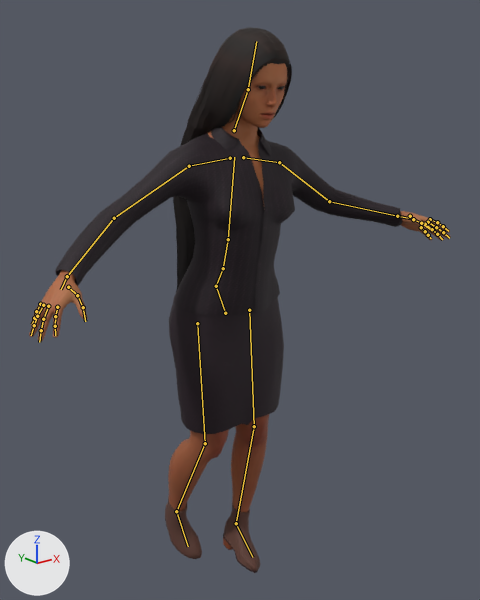
Two versions of the glTF model public/models/npcs/sandton-professional.glb, one commit apart.
Both versions are drawn from a camera (50 mm lens) standing at (-1.166, -1.551, 1.513) and looking at (0.082, 0.009, 0.889). Lighting does not change. The marker at lower left points along +X, +Y and +Z. The picture after the commit comes second. Both versions are drawn at frame 17 of the action 'sprint'; the numbers are the values there. The bones that change, and the others that lie on the model, are drawn over the model as lines.

In view in the first picture: 'EyesMesh', 'HairShoesMesh', 'OutfitMesh', 'SkinMesh'.
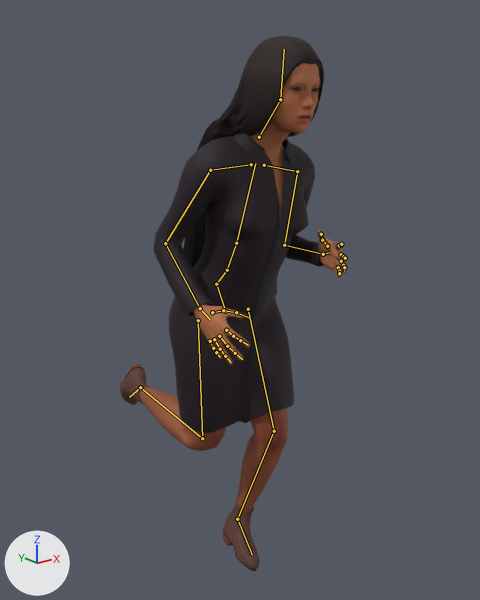
Boxes [x1, y1, x2, y2] around the edits, measured in the pictures (480 x 600 px):
```json
{"object": "OutfitMesh", "change": "posed", "before": [55, 127, 402, 434], "after": [154, 133, 324, 433], "on screen": "51% narrower"}
{"object": "SkinMesh", "change": "posed", "before": [29, 63, 450, 512], "after": [140, 63, 346, 510], "on screen": "51% narrower"}
{"object": "HairShoesMesh", "change": "posed", "before": [165, 27, 292, 573], "after": [120, 36, 324, 571], "on screen": "60% wider"}
{"object": "EyesMesh", "change": "posed", "before": [259, 86, 284, 89], "after": [293, 87, 317, 92]}
{"bone": "Hips", "before": "(225, 313) to (216, 286)", "after": "(225, 311) to (216, 284)"}
{"bone": "Spine", "before": "(216, 286) to (223, 268)", "after": "(216, 284) to (227, 270)"}
{"bone": "Chest", "before": "(223, 268) to (228, 239)", "after": "(227, 270) to (236, 243)"}
{"bone": "UpperArm_L", "before": "(279, 162) to (329, 201)", "after": "(297, 171) to (284, 245)"}
{"bone": "LowerArm_L", "before": "(329, 201) to (397, 216)", "after": "(284, 245) to (323, 254)"}
{"bone": "UpperArm_R", "before": "(189, 166) to (114, 218)", "after": "(210, 170) to (165, 243)"}
{"bone": "LowerArm_R", "before": "(114, 218) to (67, 276)", "after": "(165, 243) to (200, 308)"}
{"bone": "Head", "before": "(248, 89) to (256, 41)", "after": "(280, 99) to (284, 49)"}
{"bone": "UpperLeg_L", "before": "(249, 310) to (254, 426)", "after": "(248, 309) to (274, 431)"}
{"bone": "LowerLeg_L", "before": "(254, 426) to (236, 523)", "after": "(274, 431) to (237, 519)"}
{"bone": "Foot_L", "before": "(236, 523) to (252, 557)", "after": "(237, 519) to (252, 554)"}
{"bone": "UpperLeg_R", "before": "(197, 323) to (205, 443)", "after": "(198, 320) to (202, 438)"}
{"bone": "LowerLeg_R", "before": "(205, 443) to (176, 511)", "after": "(202, 438) to (140, 387)"}
{"bone": "Foot_R", "before": "(176, 511) to (188, 546)", "after": "(140, 387) to (129, 397)"}
```

Scene script edits in JSON lines:
```json
{"block": "bone_hips", "where": "bone_hips = bpy.data.objects['Npc_sandton-professional'].pose.bones['Hips']  # child of 'Root'"}
{"op": "set", "path": "bone_hips.location", "old": "(0.0, -0.03, -0.02)", "new": "(0.0, -0.025, -0.016)"}
{"op": "set", "path": "bone_hips.rotation_quaternion", "old": "(1.0, 0.01, 0.006, 0.001)", "new": "(0.999, 0.027, 0.038, 0.0)", "note": "degrees (1, 1, 0) -> degrees (3, 4, 0)"}
{"block": "bone_spine", "where": "bone_spine = bpy.data.objects['Npc_sandton-professional'].pose.bones['Spine']  # child of 'Hips'"}
{"op": "set", "path": "bone_spine.rotation_quaternion", "old": "(0.995, 0.064, -0.01, -0.011)", "new": "(0.986, 0.167, -0.02, -0.003)", "note": "degrees (7, -1, -1) -> degrees (19, -2, -1)"}
{"block": "bone_chest", "where": "bone_chest = bpy.data.objects['Npc_sandton-professional'].pose.bones['Chest']  # child of 'Spine'"}
{"op": "set", "path": "bone_chest.rotation_quaternion", "old": "(0.999, -0.026, -0.001, 0.0)", "new": "(0.998, -0.068, -0.006, -0.007)", "note": "degrees (-3, 0, 0) -> degrees (-8, -1, -1)"}
{"block": "bone_upperarm_l", "where": "bone_upperarm_l = bpy.data.objects['Npc_sandton-professional'].pose.bones['UpperArm_L']  # child of 'clavicle_l'"}
{"op": "set", "path": "bone_upperarm_l.rotation_quaternion", "old": "(0.925, 0.075, -0.198, 0.125)", "new": "(0.951, -0.006, 0.111, -0.283)", "note": "degrees (6, -25, 14) -> degrees (-4, 12, -34)"}
{"block": "bone_lowerarm_l", "where": "bone_lowerarm_l = bpy.data.objects['Npc_sandton-professional'].pose.bones['LowerArm_L']  # child of 'UpperArm_L'"}
{"op": "set", "path": "bone_lowerarm_l.rotation_quaternion", "old": "(0.933, 0.013, 0.0, -0.001)", "new": "(0.802, 0.595, 0.0, -0.057)", "note": "degrees (2, 0, 0) -> degrees (73, 4, -5)"}
{"block": "bone_upperarm_r", "where": "bone_upperarm_r = bpy.data.objects['Npc_sandton-professional'].pose.bones['UpperArm_R']  # child of 'clavicle_r'"}
{"op": "set", "path": "bone_upperarm_r.rotation_quaternion", "old": "(0.954, -0.049, 0.028, -0.126)", "new": "(0.956, -0.119, -0.079, 0.255)", "note": "degrees (-6, 2, -15) -> degrees (-16, -5, 31)"}
{"block": "bone_lowerarm_r", "where": "bone_lowerarm_r = bpy.data.objects['Npc_sandton-professional'].pose.bones['LowerArm_R']  # child of 'UpperArm_R'"}
{"op": "set", "path": "bone_lowerarm_r.rotation_quaternion", "old": "(0.96, -0.071, 0.0, -0.007)", "new": "(0.941, 0.335, 0.0, 0.032)", "note": "degrees (-8, 0, -1) -> degrees (39, -1, 3)"}
{"block": "bone_head", "where": "bone_head = bpy.data.objects['Npc_sandton-professional'].pose.bones['Head']  # child of 'neck_01'"}
{"op": "set", "path": "bone_head.rotation_quaternion", "old": "(0.989, 0.102, -0.002, 0.012)", "new": "(0.996, -0.08, 0.002, 0.031)", "note": "degrees (12, 0, 1) -> degrees (-9, 1, 4)"}
{"block": "bone_upperleg_l", "where": "bone_upperleg_l = bpy.data.objects['Npc_sandton-professional'].pose.bones['UpperLeg_L']  # child of 'Hips'"}
{"op": "set", "path": "bone_upperleg_l.rotation_quaternion", "old": "(0.993, 0.002, 0.076, 0.074)", "new": "(0.973, -0.153, 0.094, 0.139)", "note": "degrees (1, 9, 9) -> degrees (-16, 13, 14)"}
{"block": "bone_lowerleg_l", "where": "bone_lowerleg_l = bpy.data.objects['Npc_sandton-professional'].pose.bones['LowerLeg_L']  # child of 'UpperLeg_L'"}
{"op": "set", "path": "bone_lowerleg_l.rotation_quaternion", "old": "(0.986, 0.074, 0.0, 0.014)", "new": "(0.951, 0.304, 0.0, 0.057)", "note": "degrees (9, 0, 2) -> degrees (35, -2, 6)"}
{"block": "bone_foot_l", "where": "bone_foot_l = bpy.data.objects['Npc_sandton-professional'].pose.bones['Foot_L']  # child of 'LowerLeg_L'"}
{"op": "set", "path": "bone_foot_l.rotation_quaternion", "old": "(0.984, -0.043, -0.15, -0.013)", "new": "(0.985, -0.099, -0.141, -0.003)", "note": "degrees (-5, -17, -1) -> degrees (-12, -16, 1)"}
{"block": "bone_upperleg_r", "where": "bone_upperleg_r = bpy.data.objects['Npc_sandton-professional'].pose.bones['UpperLeg_R']  # child of 'Hips'"}
{"op": "set", "path": "bone_upperleg_r.rotation_quaternion", "old": "(0.993, 0.014, -0.068, -0.051)", "new": "(0.994, 0.034, -0.042, -0.066)", "note": "degrees (2, -8, -6) -> degrees (4, -5, -8)"}
{"block": "bone_lowerleg_r", "where": "bone_lowerleg_r = bpy.data.objects['Npc_sandton-professional'].pose.bones['LowerLeg_R']  # child of 'UpperLeg_R'"}
{"op": "set", "path": "bone_lowerleg_r.rotation_quaternion", "old": "(0.916, 0.201, 0.0, -0.037)", "new": "(0.726, 0.674, 0.0, -0.126)", "note": "degrees (25, 1, -4) -> degrees (85, 10, -11)"}
{"block": "bone_foot_r", "where": "bone_foot_r = bpy.data.objects['Npc_sandton-professional'].pose.bones['Foot_R']  # child of 'LowerLeg_R'"}
{"op": "set", "path": "bone_foot_r.rotation_quaternion", "old": "(0.978, 0.093, 0.178, 0.041)", "new": "(0.952, 0.199, 0.22, 0.072)", "note": "degrees (12, 20, 7) -> degrees (27, 23, 14)"}
```
